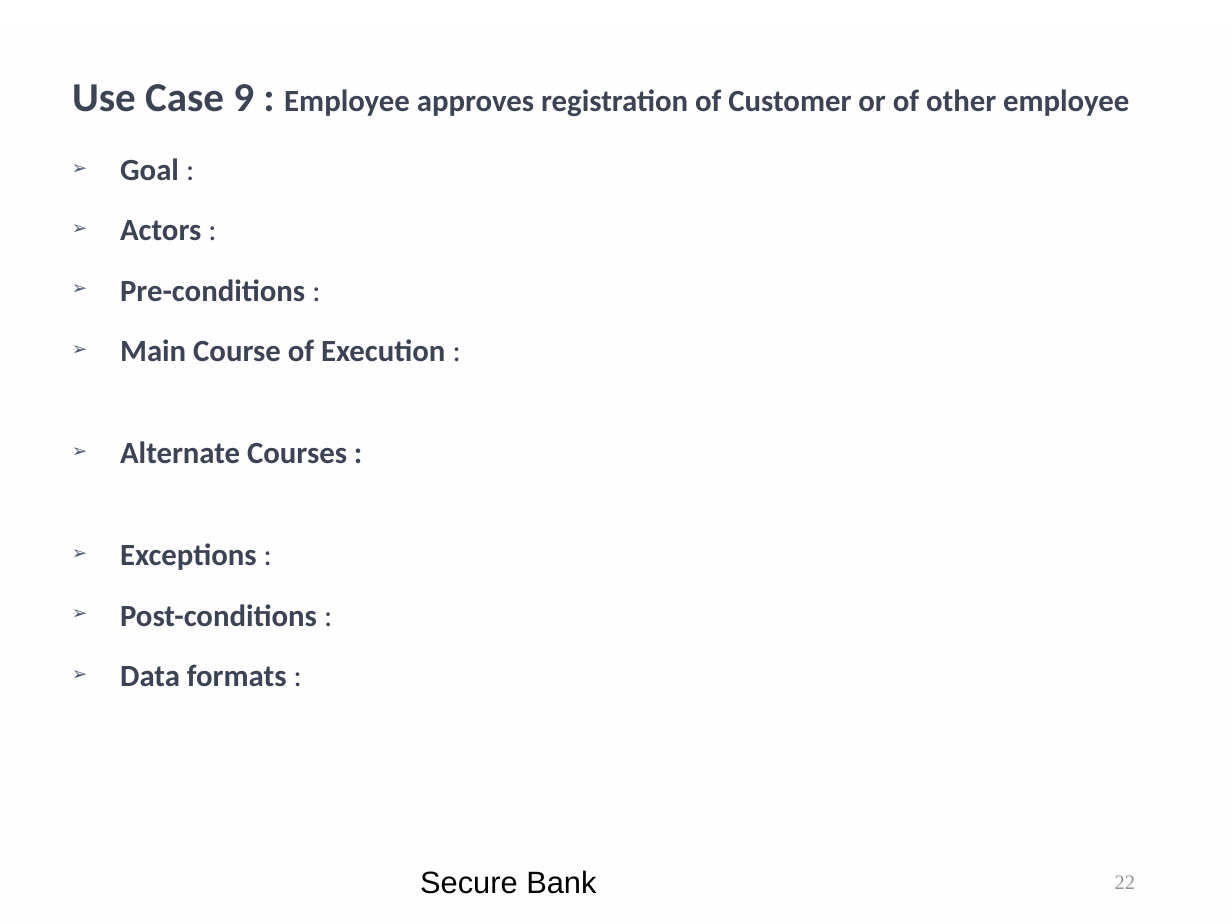
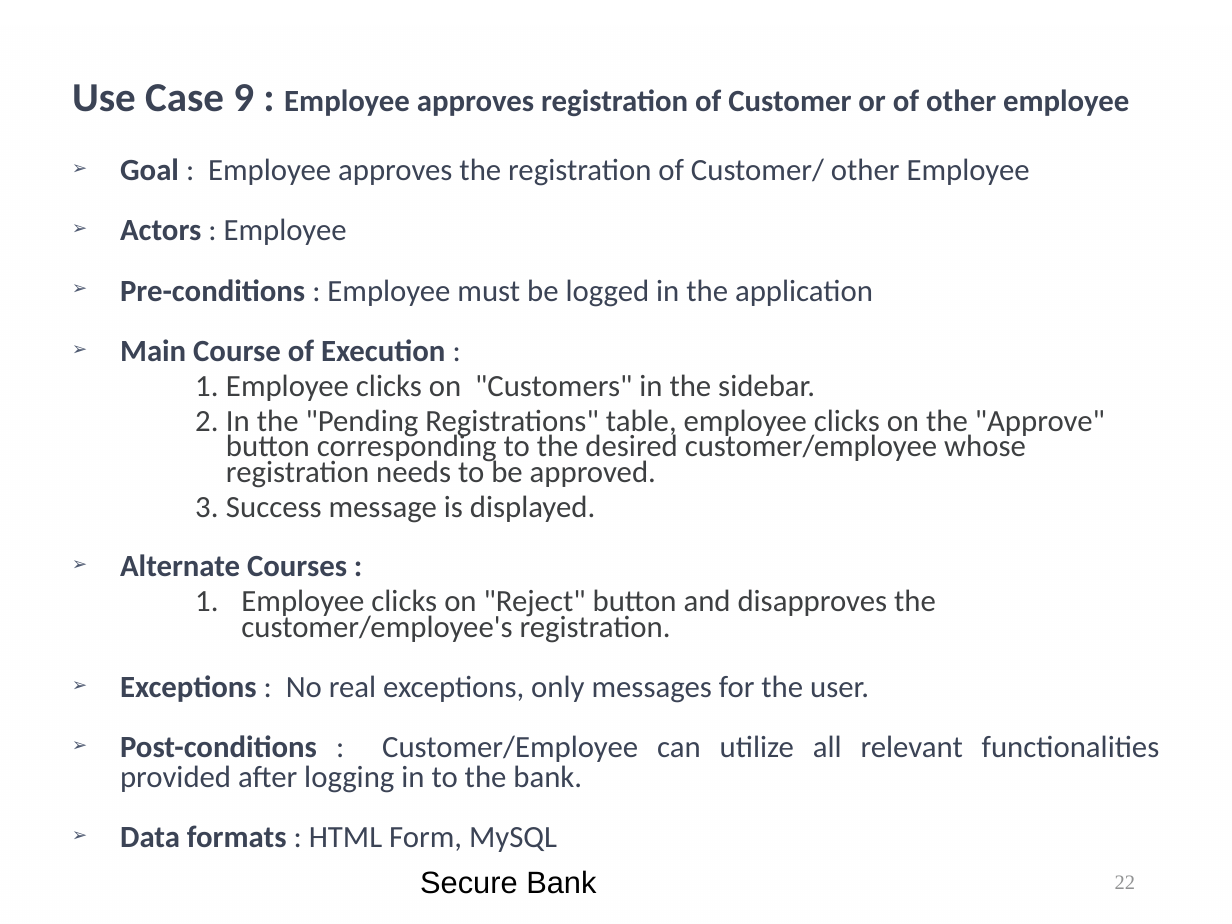
Before and after one commit to kwuerl/secure-coding-team-8, a slide deck: slide 22 of presentations/Phase3.ppt. Drawn at 1232x924 pixels with LibreOffice and Linux fonts; fonts in the diff are those of the drawing; background and template pictures are left out. Boxes give left, top, right and bottom in pixels: in the first picture for what was removed or moved away, otherwise in the second. Text is boxed around its words. In the diff, an @@ line names an element or a change of style, - is before the commit and + after.

```diff
--- a/presentations/Phase3.ppt
+++ b/presentations/Phase3.ppt
@@ text at box(120, 158, 1030, 307): text changed; bold off @@
-➢ Goal :
-➢ Actors :
-➢ Pre-conditions :
+➢ Goal : Employee approves the registration of Customer/ other Employee
+➢ Actors : Employee
+➢ Pre-conditions : Employee must be logged in the application
@@ text at box(226, 374, 1105, 523): paragraphs added @@
+    1. Employee clicks on "Customers" in the sidebar.
+    2. In the "Pending Registrations" table, employee clicks on the "Approve" button corresponding to the desired customer/employee whose registration needs to be approved.
+    3. Success message is displayed.
@@ text at box(120, 589, 1160, 852): text changed; bold off @@
-➢ Exceptions :
-➢ Post-conditions :
-➢ Data formats :
+    1. Employee clicks on "Reject" button and disapproves the customer/employee's registration.
+➢ Exceptions : No real exceptions, only messages for the user.
+➢ Post-conditions : Customer/Employee can utilize all relevant functionalities provided after logging in to the bank.
+➢ Data formats : HTML Form, MySQL
```
Also in this commit, not shown: 11 other slides changed, 1 slide added.
